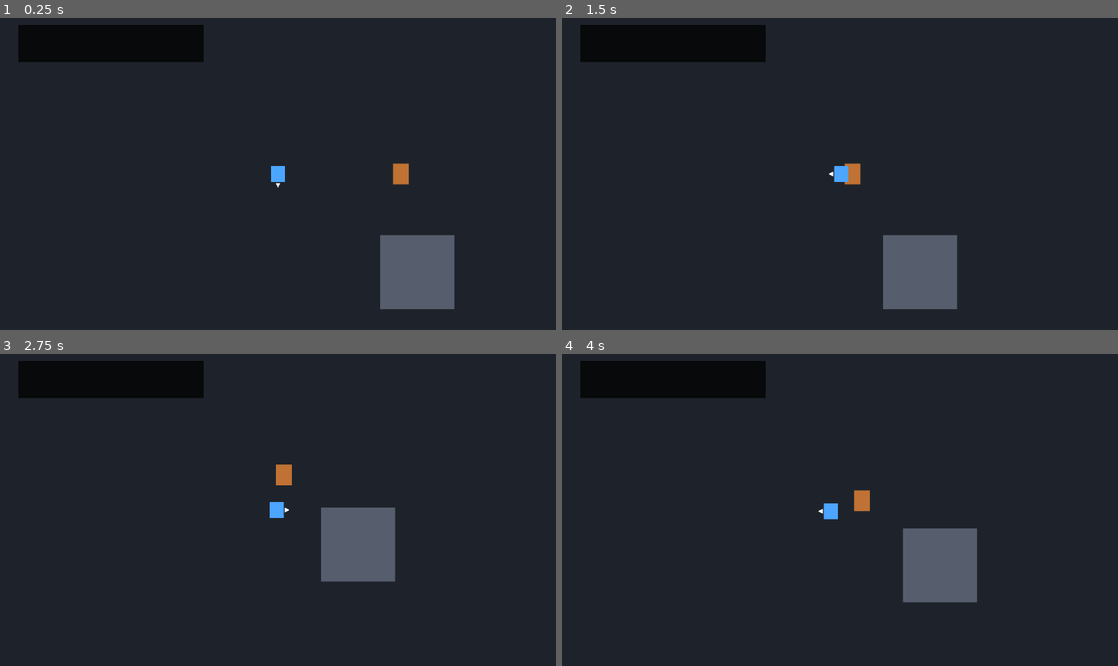
Above: before the commit, frames 1-4 (two rows, left to right).
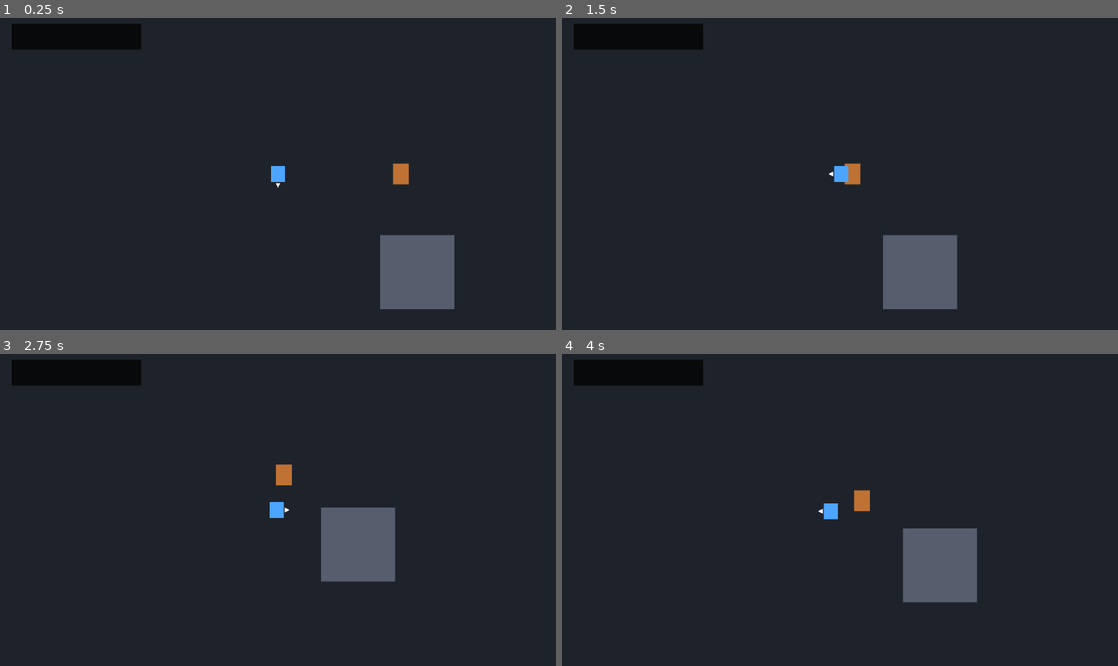
Above: after the commit, the same moments.

Repository: kikajima/dragonballsoullegacy
Game: Godot game, scene res://scenes/bootstrap/bootstrap.tscn
Same seed, same stepped clock (60 frames per second), same inputs: the game is played once before the commit and once after it.
Inputs:
- Up to frame 1 (0.25 s): no input
- Up to frame 2 (1.5 s): hold D (move_right) 0.53-1.28 s; tap J (attack) at 0.6 s; hold S (move_down) from 1.28 s (still down); tap Shift (block) at 1.35 s
- Up to frame 3 (2.75 s): release S (move_down) at 2.03 s; hold D (move_right) from 2.03 s (still down); hold L (charge_ki) from 2.03 s (still down)
- Up to frame 4 (4 s): release D (move_right) at 2.78 s; release L (charge_ki) at 2.78 s; hold W (move_up) 2.78-3.53 s; tap Space (dash) at 2.85 s; hold A (move_left) from 3.53 s (still down); tap E (interact) at 3.6 s

The runs differ from the first frame. In frame 1, 2.3% of the frame differs, in the area x 2-37%, y 2-15%; in frame 2, 2.3%; in frame 3, 2.3%; in frame 4, 2.3%.

Commit message:
balance: reduce HUD scale for better screen proportion

Diff:
--- a/ui/hud/combat_hud.tscn
+++ b/ui/hud/combat_hud.tscn
@@ -15,11 +15,11 @@
 
 [node name="PlayerPanel" type="Control" parent="."]
 layout_mode = 0
-offset_left = 16.0
-offset_top = 6.0
+offset_left = 10.0
+offset_top = 5.0
 offset_right = 96.0
 offset_bottom = 22.0
-scale = Vector2(2, 2)
+scale = Vector2(1.4, 1.4)
 mouse_filter = 2
 texture_filter = 1
 
